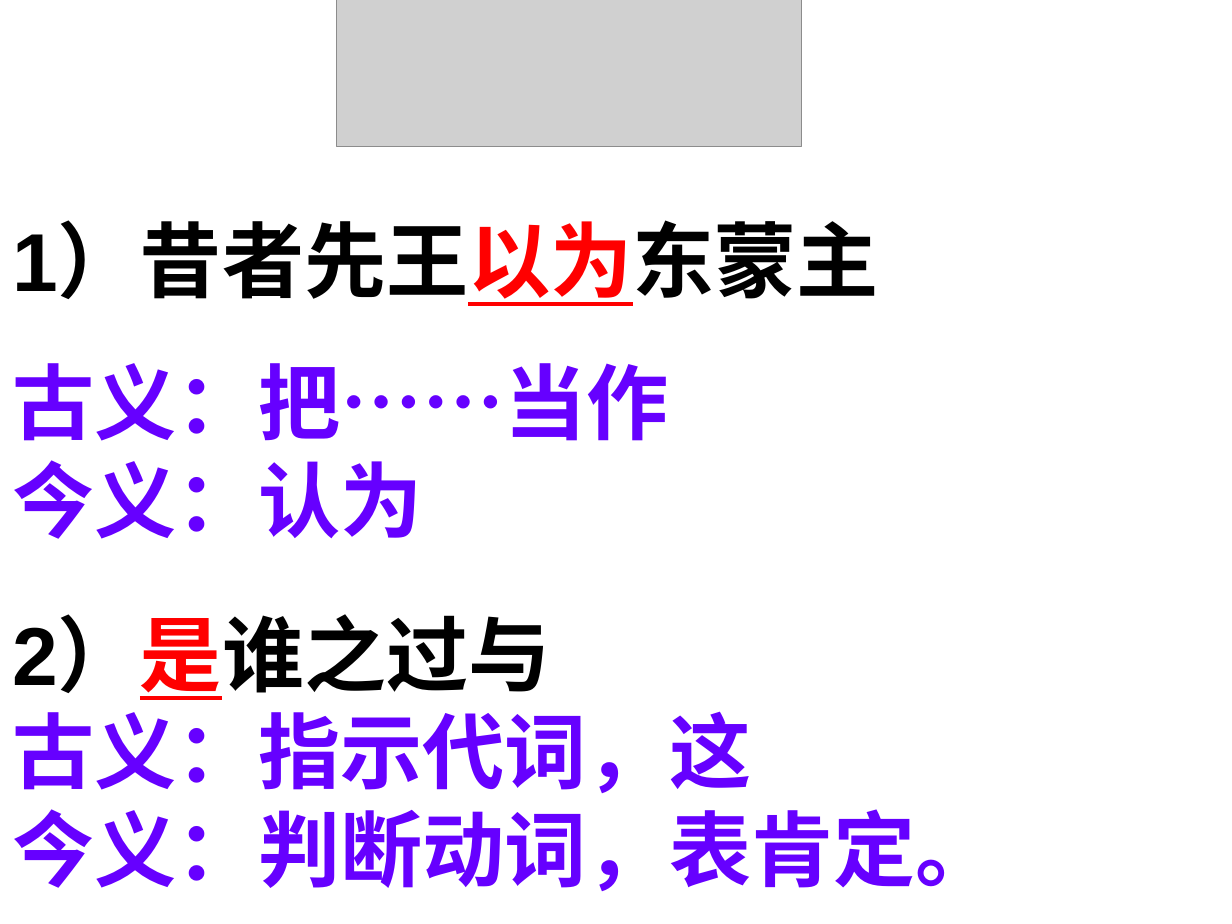
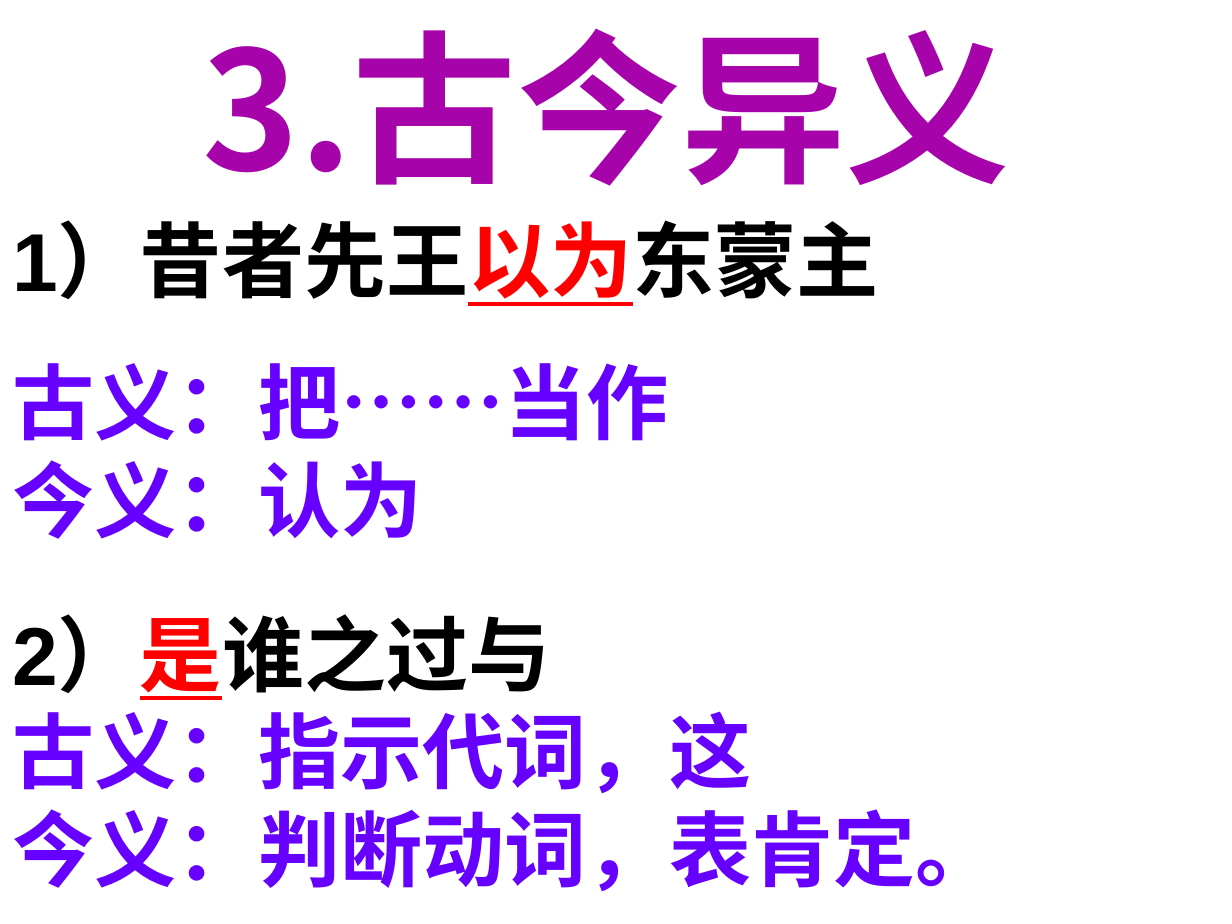
Before and after one commit to CCCxshen/ZhuanShengBen, a slide deck: slide 21 of Chinese/季氏将伐颛臾/《季氏将伐颛臾》课件.ppt. Drawn at 1232x924 pixels with LibreOffice and Linux fonts; fonts in the diff are those of the drawing; grey boxes stand for pictures; background and template pictures are left out. Boxes give left, top, right and bottom in pixels: in the first picture for what was removed or moved away, otherwise in the second. Text is boxed around its words. In the diff, an @@ line names an element or a change of style, - is before the commit and + after.

```diff
--- a/Chinese/季氏将伐颛臾/《季氏将伐颛臾》课件.ppt
+++ b/Chinese/季氏将伐颛臾/《季氏将伐颛臾》课件.ppt
@@ text added at box(202, 29, 1010, 186), 96 pt, text #A603AB, bold @@
+3.古今异义
@@ picture removed at box(336, 0, 801, 145) @@
```
Also in this commit, not shown: 8 other slides changed, 2 other files.
